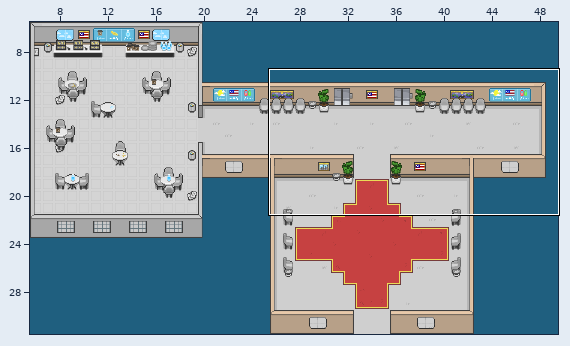
Two versions of a level (Tiled map, assets/Mappa-prova/atrio-mensa.tmx). The picture above shows the old version from afar; the outline marks the close-up.
Close-up. Earlier state:
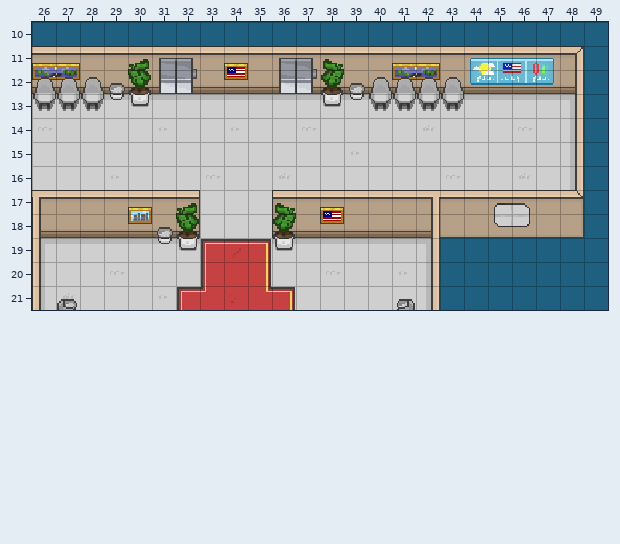
Cells are 16x16 px. Shown: x 26..49, y 10..21. The commit also changed other parts of the map, which this record leaves out. The old version is drawn lined up with the new one.
And afterwards:
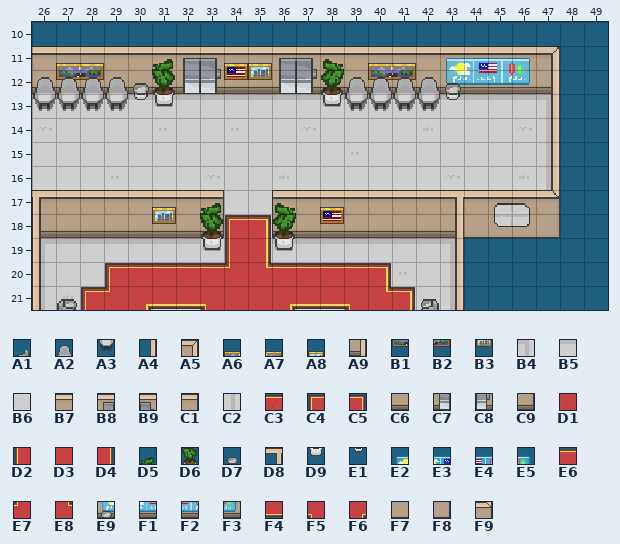
Key: from "tileset-mensa": A1 90, A2 132, A3 152; from "tileset-principale": A4 4, A5 92, A6 109, A7 110, A8 111, A9 132, B1 149, B2 150, B3 151, B4 225, B5 265, B6 266, B7 282, B8 289, B9 290, C1 297, C2 304, C3 313, C4 315, C5 317, C6 322, C7 329, C8 330, C9 337, D1 353, D2 355, D3 356, D4 357, D5 378, D6 418, D7 420, D8 426, D9 458, E1 460, E2 504, E3 505, E4 506, E5 507, E6 514, E7 515, E8 517, E9 544, F1 545, F2 546, F3 547, F4 594, F5 595, F6 597, F7 608, F8 609, F9 687.
__ is an empty cell, ## one hidden under a higher layer, .. an unchanged one.
See-through tiles are keyed as they look on the map.
Changes in this commit:
everything moved by -3,-6 cells (the old picture is shown already moved)
--- layer "Atrio/corridoio/Pavimento"
@@ x 47..48 @@
-13 B5 B4
-14 B6 C2
-15 B6 C2
-16 B6 C2
+13 B4 __
+14 C2 __
+15 C2 __
+16 C2 __
@@ x 42..43 @@
-19 B4 __
-20 C2 __
-21 C2 __
+19 B5 B4
+20 B6 C2
+21 B6 C2
--- layer "Atrio/corridoio/tappeto"
@@ x 28..41 @@
-18 .. .. .. .. .. .. __ __ .. .. .. .. .. ..
-19 .. .. .. .. .. C4 C3 C5 .. .. .. .. .. ..
-20 .. __ __ __ __ D2 D3 D4 __ __ __ __ __ ..
-21 __ __ __ __ C4 E7 D1 E8 C5 __ __ __ __ __
+18 .. .. .. .. .. .. C4 C5 .. .. .. .. .. ..
+19 .. .. .. .. .. __ D2 D4 .. .. .. .. .. ..
+20 .. C4 E6 E6 E6 E6 E7 E8 E6 E6 E6 E6 C5 ..
+21 C4 E7 F6 F4 F4 F5 D3 D3 F6 F4 F4 F5 E8 C5
--- layer "Atrio/corridoio/Mura"
@@ x 31..48 @@
-11 B8 B9 B7 .. .. .. .. .. .. .. .. .. .. .. .. .. B7 A5
-12 C7 C8 C6 .. .. .. .. .. .. .. .. .. .. .. .. .. C6 A9
-13 .. .. .. .. .. .. .. .. .. .. .. .. .. .. .. .. __ A4
-14 .. .. .. .. .. .. .. .. .. .. .. .. .. .. .. .. __ A4
-15 .. .. .. .. .. .. .. .. .. .. .. .. .. .. .. .. __ A4
-16 .. .. .. .. .. .. .. .. .. .. .. .. .. .. .. .. __ A4
-17 .. C1 __ .. .. .. .. .. .. .. .. A5 .. .. .. .. B7 F9
-18 .. C9 __ .. .. .. .. .. .. .. .. A9 .. .. .. .. F7 F8
-19 .. .. .. .. .. .. .. .. .. .. .. A4 __ .. .. .. .. ..
-20 .. .. .. .. .. .. .. .. .. .. .. A4 __ .. .. .. .. ..
-21 .. .. .. .. .. .. .. .. .. .. .. A4 __ .. .. .. .. ..
+11 B7 B8 B9 .. .. .. .. .. .. .. .. .. .. .. .. .. A5 __
+12 C6 C7 C8 .. .. .. .. .. .. .. .. .. .. .. .. .. A9 __
+13 .. .. .. .. .. .. .. .. .. .. .. .. .. .. .. .. A4 __
+14 .. .. .. .. .. .. .. .. .. .. .. .. .. .. .. .. A4 __
+15 .. .. .. .. .. .. .. .. .. .. .. .. .. .. .. .. A4 __
+16 .. .. .. .. .. .. .. .. .. .. .. .. .. .. .. .. A4 __
+17 .. B7 C1 .. .. .. .. .. .. .. .. ## .. .. .. .. F9 __
+18 .. C6 C9 .. .. .. .. .. .. .. .. ## .. .. .. .. F8 __
+19 .. .. .. .. .. .. .. .. .. .. .. __ A4 .. .. .. .. ..
+20 .. .. .. .. .. .. .. .. .. .. .. __ A4 .. .. .. .. ..
+21 .. .. .. .. .. .. .. .. .. .. .. __ A4 .. .. .. .. ..
--- layer "Atrio/corridoio/mura angoli"
@@ x 42..43 @@
-17 D8 __
-18 __ __
+17 B7 D8
+18 C6 A9
--- layer "Atrio/corridoio/schermi"
@@ x 43..47 @@
-11 __ E2 E3 E4 E5
-12 __ E9 F1 F2 F3
+11 E2 E3 E4 E5 __
+12 E9 F1 F2 F3 __
--- layer "Atrio/corridoio/quadri"
@@ x 26..43 @@
-11 A6 A7 __ .. .. .. .. .. .. __ .. .. .. .. __ A6 A7 ..
-12 B1 B2 __ .. .. .. .. .. .. __ .. .. .. .. __ B1 B2 A2
-13 .. .. .. .. .. .. .. .. .. .. .. .. .. .. .. .. .. A3
+11 __ A6 A7 .. .. .. .. .. .. A8 .. .. .. .. A6 A7 __ ..
+12 __ B1 B2 .. .. .. .. .. .. B3 .. .. .. .. B1 B2 __ __
+13 .. .. .. .. .. .. .. .. .. .. .. .. .. .. .. .. .. __
@@ x 30..31 @@
-17 A8 __
-18 B3 __
+17 __ A8
+18 __ B3
--- layer "Atrio/corridoio/Piante"
@@ x 30..31 @@
-11 D5 __
-12 D6 __
-13 D9 __
+11 __ D5
+12 __ D6
+13 __ D9
@@ x 32..33 @@
-17 D5 __
-18 D6 __
-19 D9 __
+17 __ D5
+18 __ D6
+19 __ D9
--- layer "Atrio/corridoio/cestini1"
@@ x 29..43 @@
-12 D7 __ .. .. .. .. .. .. .. .. D7 .. .. .. __
-13 E1 __ .. .. .. .. .. .. .. .. E1 .. .. .. __
+12 __ D7 .. .. .. .. .. .. .. .. __ .. .. .. D7
+13 __ E1 .. .. .. .. .. .. .. .. __ .. .. .. E1
@@ x 41..42 @@
-21 D7 __
+21 __ D7
--- layer "Atrio/corridoio/sedie"
@@ x 29..39 @@
-12 __ .. .. .. .. .. .. .. .. .. __
-13 __ .. .. .. .. .. .. .. .. .. __
+12 A2 .. .. .. .. .. .. .. .. .. A2
+13 A3 .. .. .. .. .. .. .. .. .. A3
@@ x 31..31 @@
-18 D7
-19 E1
+18 __
+19 __
@@ x 41..42 @@
-21 A1 __
+21 __ A1
Changed places in both close-ups, as pixel boxes (x1, y1, x2, y2):
changed: (32, 46, 584, 310)
